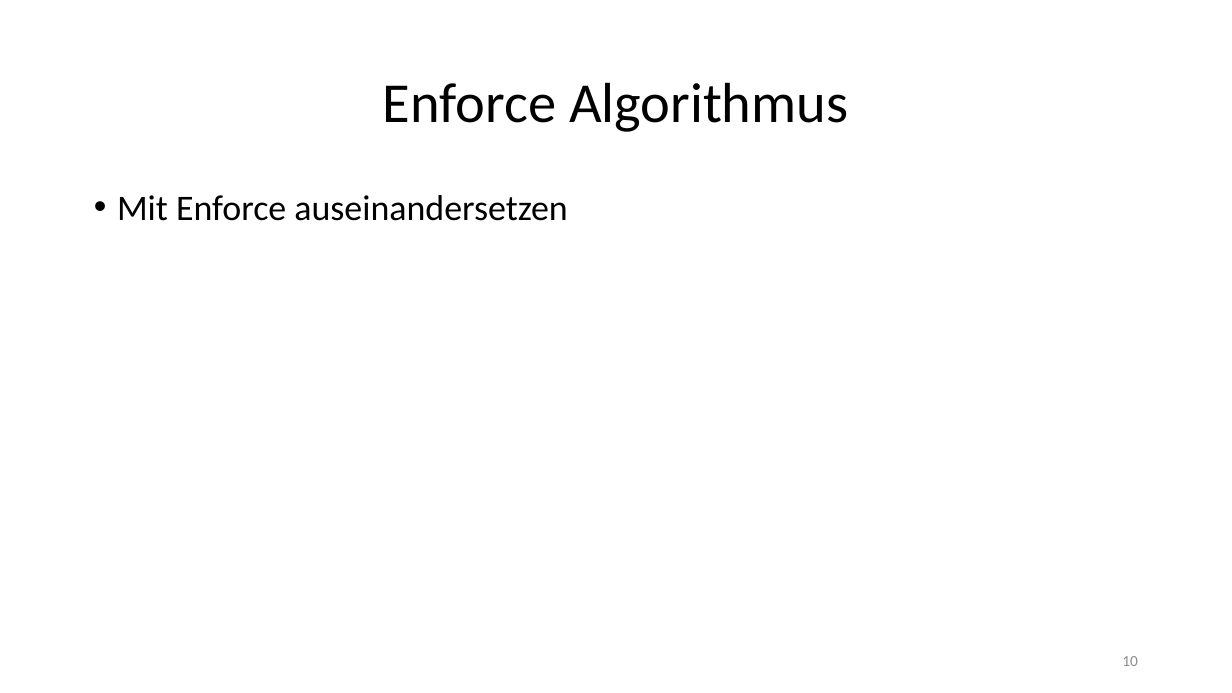
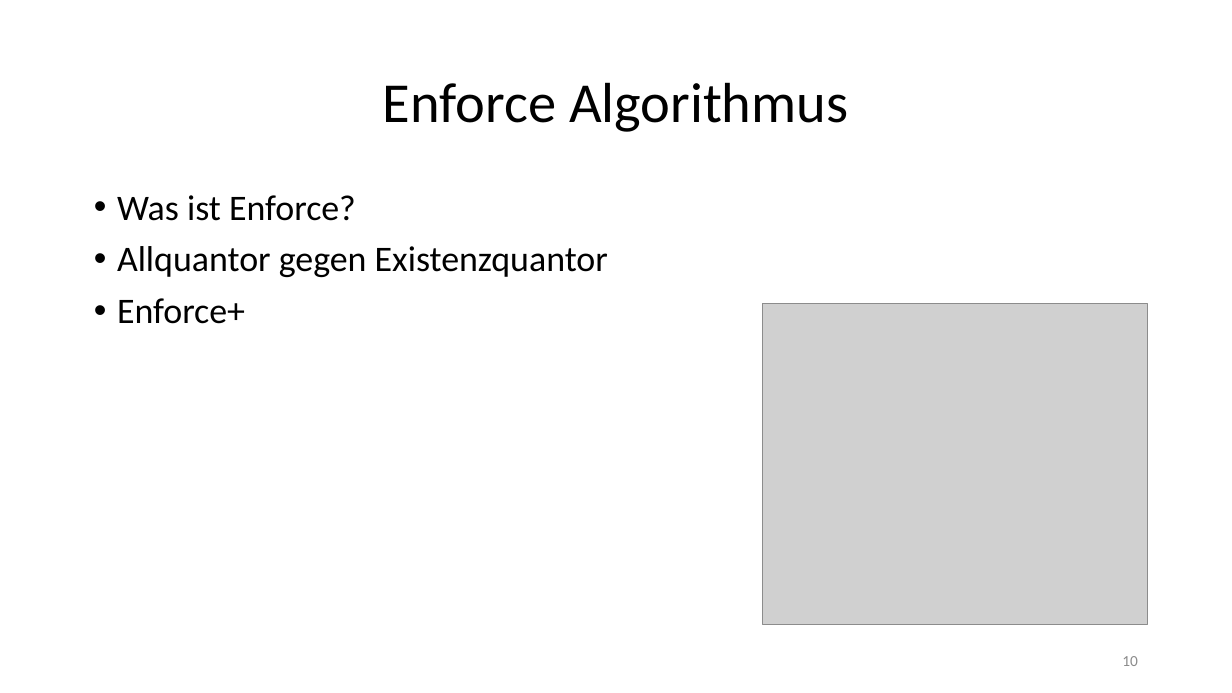
Before and after one commit to jhbruhn/fmes, a slide deck: slide 10 of Dokumentation/Roboter.pptx. Drawn at 1232x693 pixels with LibreOffice and Linux fonts; fonts in the diff are those of the drawing; grey boxes stand for pictures. Boxes give left, top, right and bottom in pixels: in the first picture for what was removed or moved away, otherwise in the second. Text is boxed around its words. In the diff, an @@ line names an element or a change of style, - is before the commit and + after.

Commit message:
fixes für folien

```diff
--- a/Dokumentation/Roboter.pptx
+++ b/Dokumentation/Roboter.pptx
@@ text at box(117, 195, 608, 324): text changed @@
-• Mit Enforce auseinandersetzen
+• Was ist Enforce?
+• Allquantor gegen Existenzquantor
+• Enforce+
@@ picture added at box(762, 303, 1148, 624) @@
```
Also in this commit, not shown: 4 other slides changed.
